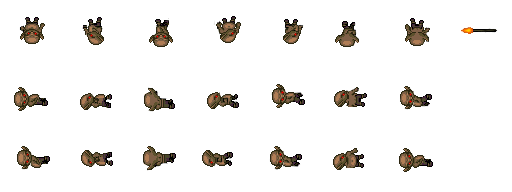
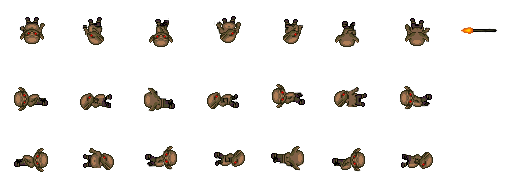
Layered file, before and after one edit (512 × 192). Changes by layer:
painted on "Layer 0" over bbox(14, 146, 433, 172)
